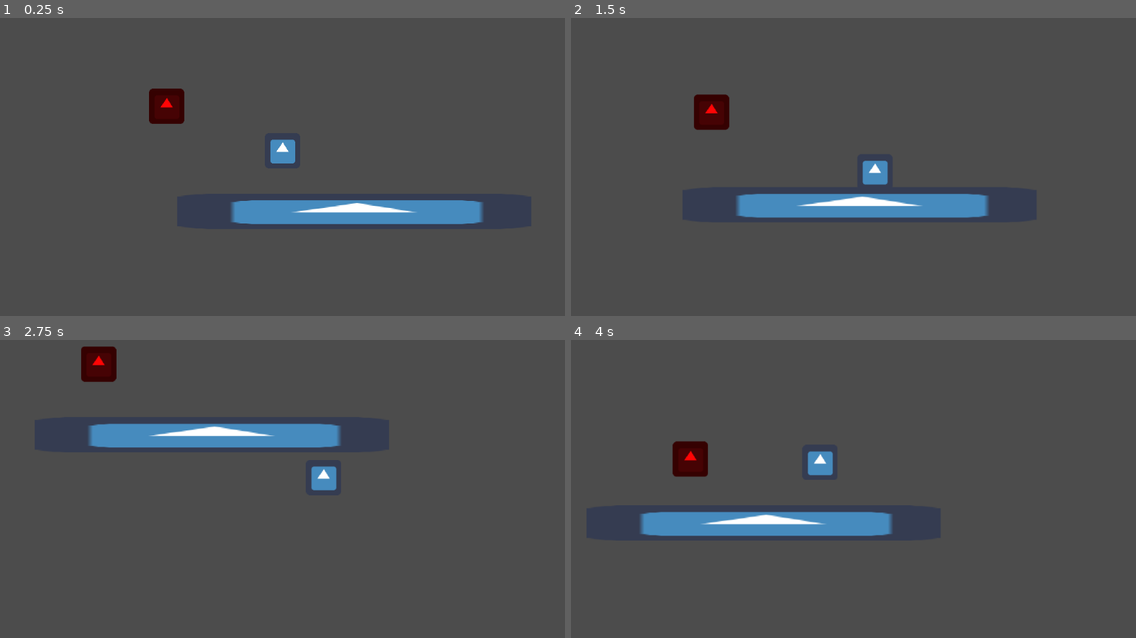
Above: before the commit, frames 1-4 (two rows, left to right).
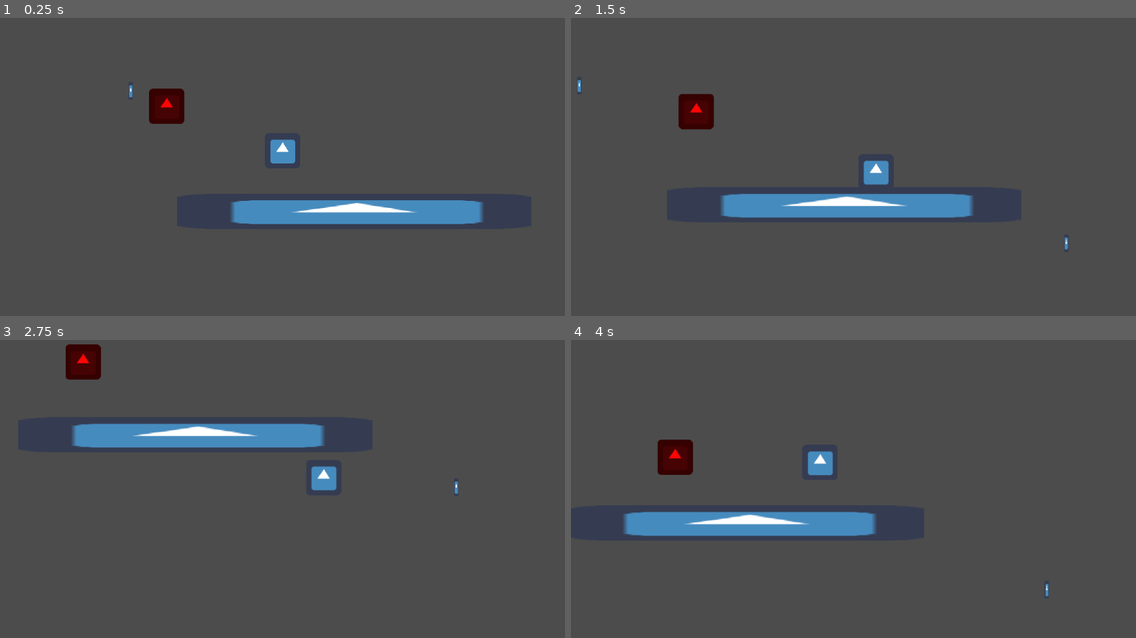
Above: after the commit, the same moments.

Repository: Takexin/Atividade-AC2-HG-3tri
Game: Godot game, scene res://scenes/main.tscn
The game is run twice, just before and just after one commit, with the same random seed, the same clock (stepped at 60 frames per second) and the same inputs. The engine's default icon, where the game draws it, is replaced by a stand-in: a white triangle on a blue panel in a dark square.
Inputs (mouse positions are in pixels of both pictures, inside the frame that each line leads up to):
- Up to frame 1 (0.25 s): no input
- Up to frame 2 (1.5 s): move the mouse to (977, 134) at 0.52 s; press the mouse at (977, 134) at 0.53 s; hold D (keyRight) 0.53-1.28 s; move the mouse to (740, 167) at 1.27 s; release the mouse at (740, 167) at 1.28 s; hold S (keyDown) from 1.28 s (still down); click (740, 167) at 1.35 s
- Up to frame 3 (2.75 s): move the mouse to (339, 399) at 2.02 s; release S (keyDown) at 2.03 s; press the mouse at (339, 399) at 2.03 s; hold D (keyRight) from 2.03 s (still down)
- Up to frame 4 (4 s): move the mouse to (825, 539) at 2.77 s; release D (keyRight) at 2.78 s; release the mouse at (825, 539) at 2.78 s; hold W (keyUp) 2.78-3.53 s; click (825, 539) at 2.85 s; move the mouse to (1023, 521) at 3.52 s; press the mouse at (1023, 521) at 3.53 s; hold A (keyLeft) from 3.53 s (still down)

The runs differ from the first frame. In frame 1, less than 0.1% of the frame differs, in the area x 22-24%, y 22-27%; in frame 2, 1.6%, in the area x 1-88%, y 20-78%; in frame 3, 1.6%; in frame 4, 1.6%.

Commit message:
working with mouse position

Diff:
--- a/project.godot
+++ b/project.godot
@@ -13,6 +13,10 @@
 config/name="Trabalho-ac-hg"
 run/main_scene="res://scenes/main.tscn"
 config/icon="res://icon.png"
+
+[display]
+
+window/size/resizable=false
 
 [gui]
 
--- a/scenes/main.tscn
+++ b/scenes/main.tscn
@@ -1,8 +1,9 @@
-[gd_scene load_steps=4 format=2]
+[gd_scene load_steps=5 format=2]
 
 [ext_resource path="res://scenes/character.tscn" type="PackedScene" id=1]
 [ext_resource path="res://icon.png" type="Texture" id=2]
 [ext_resource path="res://scenes/Enemy.tscn" type="PackedScene" id=3]
+[ext_resource path="res://scenes/weakpons/bow.tscn" type="PackedScene" id=4]
 
 [node name="main" type="Node2D"]
 
@@ -17,4 +18,7 @@
 [node name="Enemy" parent="." instance=ExtResource( 3 )]
 position = Vector2( 33, 24 )
 
+[node name="KinematicBody2D" parent="." instance=ExtResource( 4 )]
+position = Vector2( 323, -8 )
+
 [connection signal="damage" from="Enemy" to="character" method="_on_Enemy_damage"]
--- a/scripts/bow.gd
+++ b/scripts/bow.gd
@@ -1,11 +1,13 @@
 extends KinematicBody2D
 onready var player = get_parent().get_node("character")
 const speed = 300
+var direction
+func _ready():
+	direction = (get_viewport().get_mouse_position() - position).normalized()
 
-func _ready():
-	global_position = player.position + Vector2(10,10)
+	global_position = get_viewport().get_mouse_position()
 func _physics_process(delta):
-	var direction = (get_viewport(). get_mouse_position()).normalized()
-	var collision = move_and_collide(direction * speed, delta)
+
+	var collision = move_and_collide(direction * 1, delta)
 	if collision:
 		self.free()
